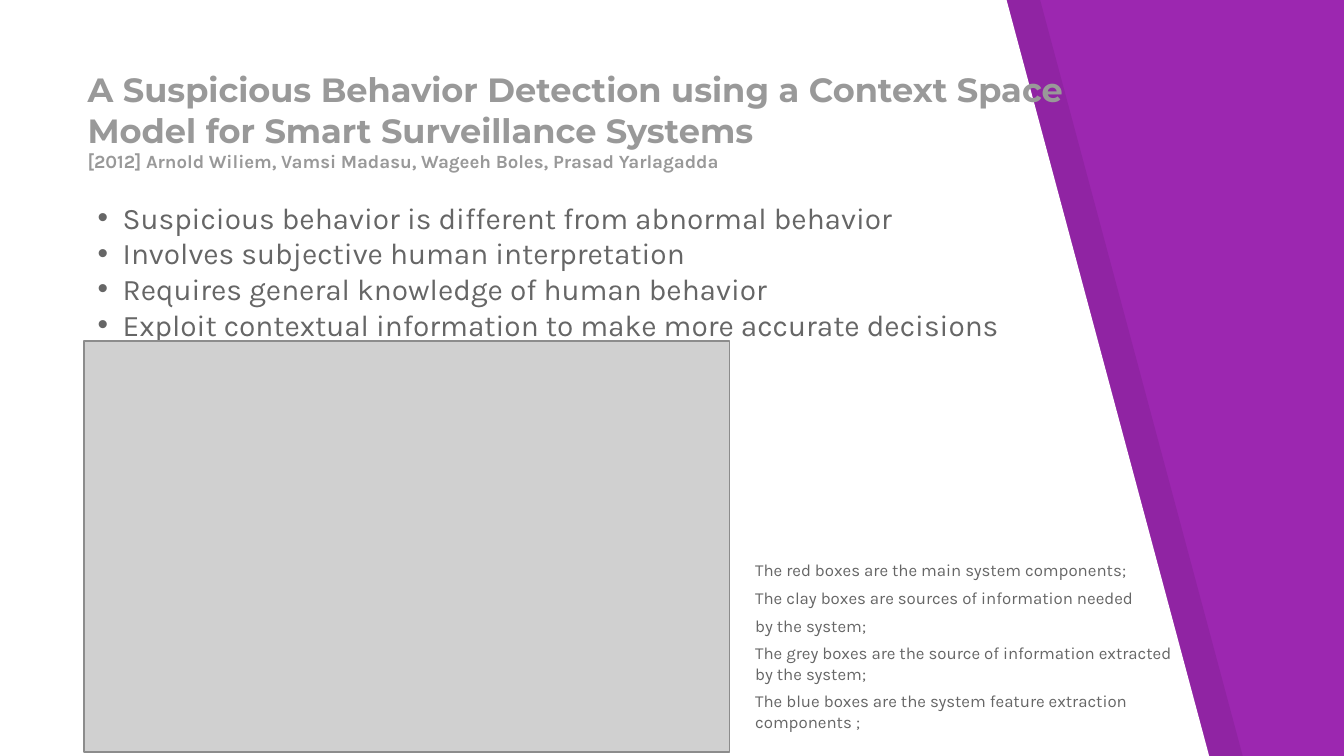
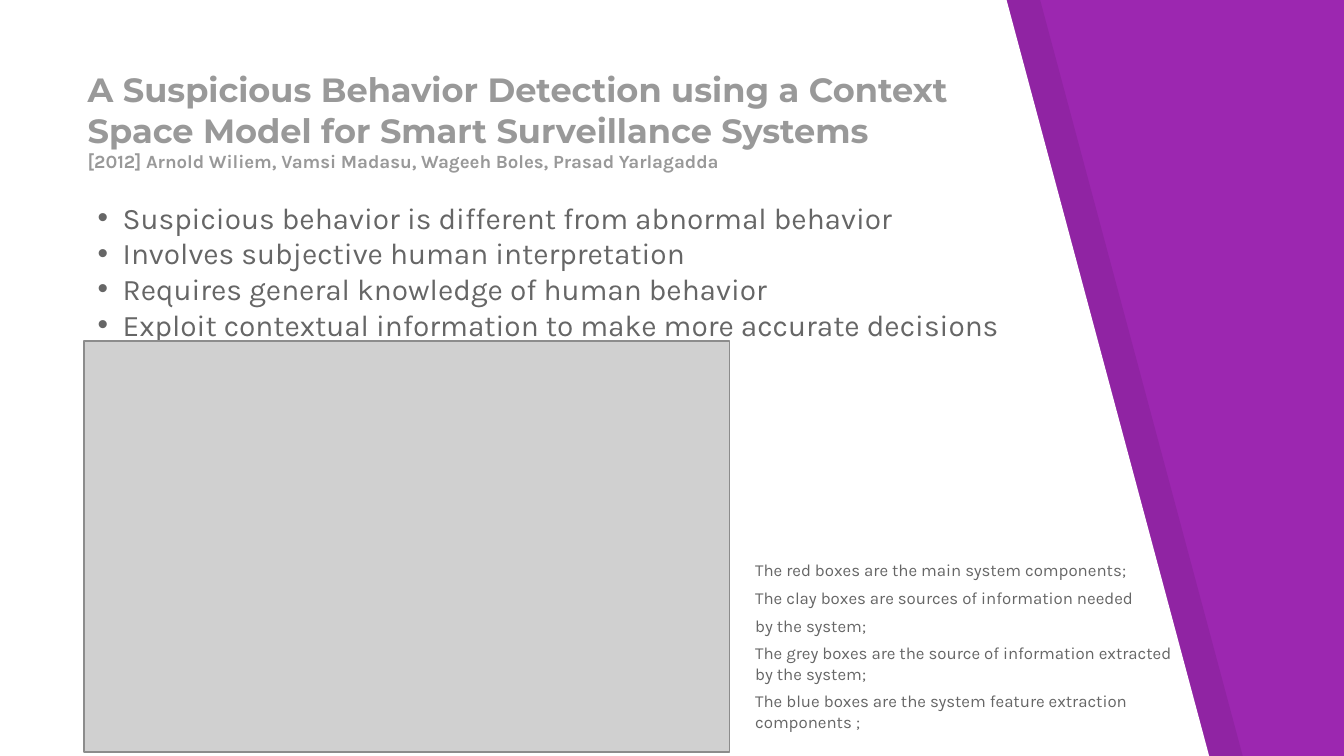
Before and after one commit to Faallen/VGIS8, a slide deck: slide 5 of Report/Computer Vision seminar presentation.pptx. Drawn at 1344x756 pixels with LibreOffice and Linux fonts; fonts in the diff are those of the drawing; grey boxes stand for pictures. Boxes give left, top, right and bottom in pixels: in the first picture for what was removed or moved away, otherwise in the second. Text is boxed around its words. In the diff, an @@ line names an element or a change of style, - is before the commit and + after.

```diff
--- a/Report/Computer Vision seminar presentation.pptx
+++ b/Report/Computer Vision seminar presentation.pptx
@@ text "A Suspicious Behavior Detection using ..." rewrapped from box(88, 69, 1063, 173) to box(88, 75, 948, 173) @@
```
Also in this commit, not shown: 5 other slides changed, 1 slide added.
